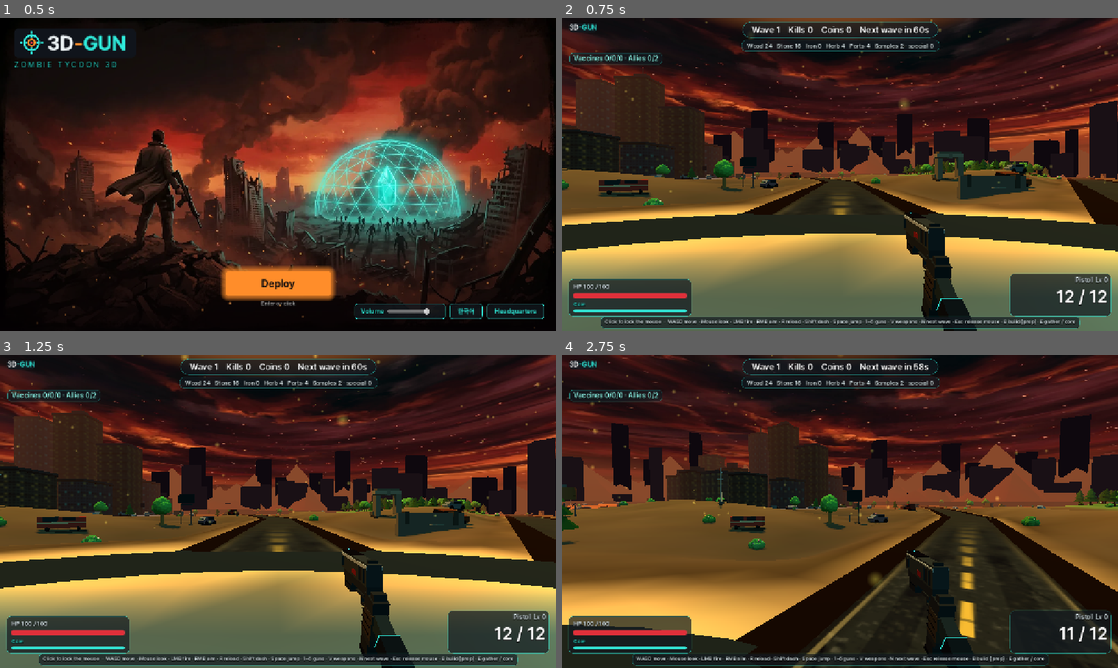
Above: before the commit, frames 1-4 (two rows, left to right).
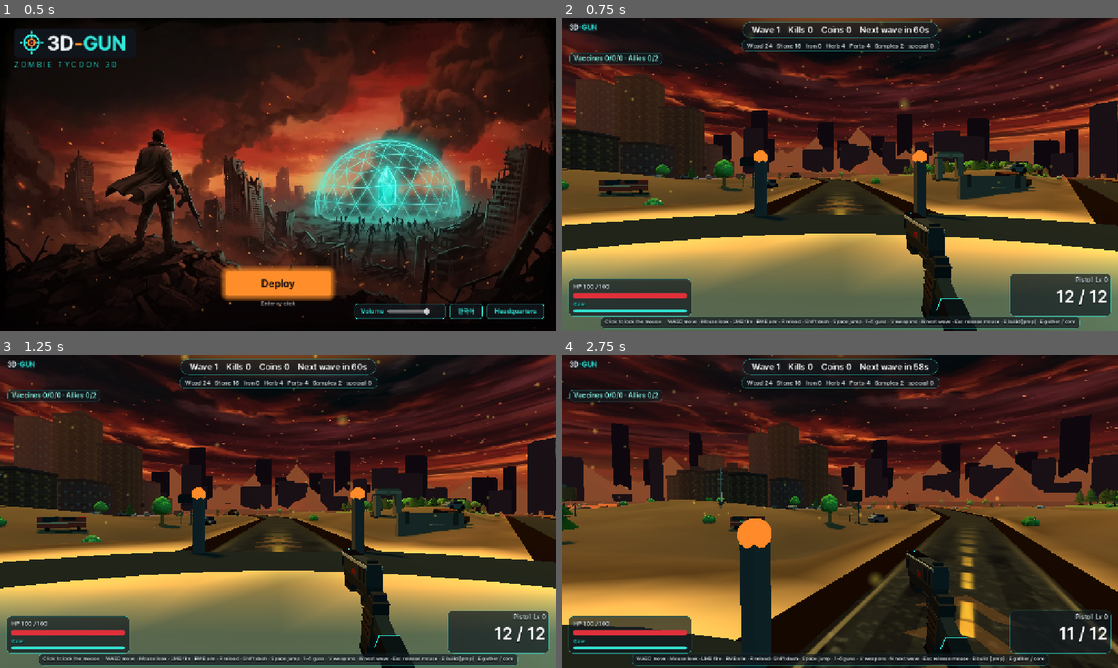
Above: after the commit, the same moments.

Repository: sangsangbaksa-dev/3D-Gun
Game: Godot game, scene res://scenes/title.tscn
Same seed, same stepped clock (60 frames per second), same inputs: the game is played once before the commit and once after it.
Inputs (mouse positions are in pixels of both pictures, inside the frame that each line leads up to):
- Up to frame 1 (0.5 s): no input
- Up to frame 2 (0.75 s): click "Deploy" at 0.5 s
- Up to frame 3 (1.25 s): no input
- Up to frame 4 (2.75 s): tap Enter (ui_accept) at 1.25 s; move the mouse to (962, 495) at 1.27 s; hold D (move_right) 1.28-2.03 s; hold Right mouse button (aim) 1.28-2.03 s; click (962, 495) at 1.42 s; tap Space (jump) at 1.52, 2.27 s; move the mouse to (812, 511) at 2.02 s; hold W (move_forward) from 2.03 s (still down); tap Shift (dash) at 2.1 s

Frame 1 is identical in both runs. In frame 2, 1.0% of the frame differs, in the area x 34-73%, y 42-65%; in frame 3, 1.0%; in frame 4, 3.1%, in the area x 31-86%, y 52-100%.

Commit message:
Godot 디자인: 레인 입구 표식(화살표·기둥)과 건설 구역 테두리·격자, godot-web 재빌드
Co-Authored-By: Claude Sonnet 5.5 <noreply@anthropic.com>
Claude-Session: https://claude.ai/code/session_01CBN3FTLnwhiaNQ4jrkEr2y

Diff:
--- /dev/null
+++ b/godot/scripts/build_overlay.gd
@@ -0,0 +1,183 @@
+extends Node3D
+## Port of src/base/view/overlay.ts: the teal build-zone ring and 2 m grid (only while building) and the
+## zombie lane gates (three orange chevrons and two pillars with glowing caps) that are always visible.
+## Visual only: it reads the map and the build mode and changes nothing in the game.
+
+const GRID := 2.0
+const TEAL := Color("2ee6d6")
+const ORANGE := Color("ff8a2a")
+
+var game: Node
+var _grid: MeshInstance3D
+var _ring: MeshInstance3D
+var _grid_mat: StandardMaterial3D
+var _ring_mat: StandardMaterial3D
+var _gate_mat: StandardMaterial3D
+var _t := 0.0
+
+static func apply(g: Node) -> void:
+	var o = (load("res://scripts/build_overlay.gd") as GDScript).new()
+	o.game = g
+	o.name = "BuildOverlay"
+	g.add_child(o)
+
+func _ready() -> void:
+	var map: Dictionary = GameData.map
+	var core := Vector2(float(map.core.x), float(map.core.z))
+	var r := float(map.buildRadius)
+	_grid_mat = _unshaded(Color(TEAL, 0.2))
+	_ring_mat = _unshaded(Color(TEAL, 0.7))
+	_gate_mat = _unshaded(Color(ORANGE, 0.22))
+	_make_grid(core, r)
+	_make_ring(core, r)
+	for l in map.lanes:
+		var gate := _lane_gate(l.waypoints, core, r)
+		if not gate.is_empty():
+			_make_gate(gate)
+	_apply_visibility(false)
+
+func _unshaded(c: Color) -> StandardMaterial3D:
+	var m := StandardMaterial3D.new()
+	m.shading_mode = BaseMaterial3D.SHADING_MODE_UNSHADED
+	m.transparency = BaseMaterial3D.TRANSPARENCY_ALPHA
+	m.cull_mode = BaseMaterial3D.CULL_DISABLED
+	m.albedo_color = c
+	m.no_depth_test = false
+	return m
+
+func _gy(x: float, z: float) -> float:
+	return game.world.ground_y(x, z)
+
+## 1 m segments so the grid follows the terrain.
+func _make_grid(core: Vector2, r: float) -> void:
+	var pts := PackedVector3Array()
+	var lim := ceilf(r / GRID) * GRID
+	var a := -lim
+	while a <= lim:
+		var b := -lim
+		while b < lim:
+			_seg(pts, core, r, core.x + a, core.y + b, core.x + a, core.y + b + 1.0)
+			_seg(pts, core, r, core.x + b, core.y + a, core.x + b + 1.0, core.y + a)
+			b += 1.0
+		a += GRID
+	var arr := []
+	arr.resize(Mesh.ARRAY_MAX)
+	arr[Mesh.ARRAY_VERTEX] = pts
+	var mesh := ArrayMesh.new()
+	mesh.add_surface_from_arrays(Mesh.PRIMITIVE_LINES, arr)
+	_grid = MeshInstance3D.new()
+	_grid.mesh = mesh
+	_grid.material_override = _grid_mat
+	_grid.cast_shadow = GeometryInstance3D.SHADOW_CASTING_SETTING_OFF
+	add_child(_grid)
+
+func _seg(pts: PackedVector3Array, core: Vector2, r: float, ax: float, az: float, bx: float, bz: float) -> void:
+	if Vector2(ax, az).distance_to(core) > r or Vector2(bx, bz).distance_to(core) > r:
+		return
+	pts.append(Vector3(ax, _gy(ax, az) + 0.07, az))
+	pts.append(Vector3(bx, _gy(bx, bz) + 0.07, bz))
+
+func _make_ring(core: Vector2, r: float) -> void:
+	var n := 120
+	var verts := PackedVector3Array()
+	var idx := PackedInt32Array()
+	for i in n + 1:
+		var ang := float(i) / n * TAU
+		for rr in [r - 0.18, r + 0.18]:
+			var x: float = core.x + cos(ang) * rr
+			var z: float = core.y + sin(ang) * rr
+			verts.append(Vector3(x, _gy(x, z) + 0.1, z))
+		if i < n:
+			idx.append_array(PackedInt32Array([i * 2, i * 2 + 1, i * 2 + 2, i * 2 + 1, i * 2 + 3, i * 2 + 2]))
+	var arr := []
+	arr.resize(Mesh.ARRAY_MAX)
+	arr[Mesh.ARRAY_VERTEX] = verts
+	arr[Mesh.ARRAY_INDEX] = idx
+	var mesh := ArrayMesh.new()
+	mesh.add_surface_from_arrays(Mesh.PRIMITIVE_TRIANGLES, arr)
+	_ring = MeshInstance3D.new()
+	_ring.mesh = mesh
+	_ring.material_override = _ring_mat
+	_ring.cast_shadow = GeometryInstance3D.SHADOW_CASTING_SETTING_OFF
+	add_child(_ring)
+
+## laneGate(): where the lane path enters the build zone, and the way it heads (toward the core).
+func _lane_gate(pts: Array, core: Vector2, r: float) -> Dictionary:
+	if pts.size() < 2:
+		return {}
+	for i in pts.size() - 1:
+		var a := Vector2(float(pts[i].x), float(pts[i].z))
+		var b := Vector2(float(pts[i + 1].x), float(pts[i + 1].z))
+		var da := a.distance_to(core)
+		var db := b.distance_to(core)
+		if da > r and db <= r:
+			var t := (da - r) / (da - db)
+			var p := a + (b - a) * t
+			var d := (b - a).normalized()
+			return {"x": p.x, "z": p.y, "dx": d.x, "dz": d.y}
+	# 경로 전체가 구역 밖이면 마지막 점에서 핵을 향한다
+	var last := Vector2(float(pts[-1].x), float(pts[-1].z))
+	var to_core := (core - last).normalized()
+	return {"x": last.x, "z": last.y, "dx": to_core.x, "dz": to_core.y}
+
+func _make_gate(g: Dictionary) -> void:
+	var grp := Node3D.new()
+	grp.position = Vector3(g.x, _gy(g.x, g.z), g.z)
+	grp.rotation.y = atan2(-float(g.dx), -float(g.dz))
+	add_child(grp)
+	# 안쪽 화살표 3개
+	var poly := PackedVector2Array([Vector2(0, 0.9), Vector2(1.2, -0.5), Vector2(0.55, -0.5), Vector2(0, 0.25), Vector2(-0.55, -0.5), Vector2(-1.2, -0.5)])
+	var tri := Geometry2D.triangulate_polygon(poly)
+	var verts := PackedVector3Array()
+	for p in poly:
+		verts.append(Vector3(p.x, 0.0, p.y))
+	var arr := []
+	arr.resize(Mesh.ARRAY_MAX)
+	arr[Mesh.ARRAY_VERTEX] = verts
+	arr[Mesh.ARRAY_INDEX] = tri
+	var arrow := ArrayMesh.new()
+	arrow.add_surface_from_arrays(Mesh.PRIMITIVE_TRIANGLES, arr)
+	for i in 3:
+		var m := MeshInstance3D.new()
+		m.mesh = arrow
+		m.material_override = _gate_mat
+		m.cast_shadow = GeometryInstance3D.SHADOW_CASTING_SETTING_OFF
+		m.position = Vector3(0, 0.12, 1.6 - i * 1.5 + 2.5)
+		grp.add_child(m)
+	# 양옆 기둥과 주황 구슬
+	var pillar := BoxMesh.new()
+	pillar.size = Vector3(0.35, 2.2, 0.35)
+	var pmat := StandardMaterial3D.new()
+	pmat.albedo_color = Color("4a525c")
+	var cap := SphereMesh.new()
+	cap.radius = 0.28
+	cap.height = 0.56
+	cap.radial_segments = 10
+	cap.rings = 8
+	var cmat := StandardMaterial3D.new()
+	cmat.shading_mode = BaseMaterial3D.SHADING_MODE_UNSHADED
+	cmat.albedo_color = ORANGE
+	for s in [-1.0, 1.0]:
+		var p := MeshInstance3D.new()
+		p.mesh = pillar
+		p.material_override = pmat
+		p.position = Vector3(s * 3.2, 1.1, 0)
+		grp.add_child(p)
+		var c := MeshInstance3D.new()
+		c.mesh = cap
+		c.material_override = cmat
+		c.cast_shadow = GeometryInstance3D.SHADOW_CASTING_SETTING_OFF
+		c.position = Vector3(s * 3.2, 2.35, 0)
+		grp.add_child(c)
+
+func _apply_visibility(on: bool) -> void:
+	_grid.visible = on
+	_ring.visible = on
+
+func _process(dt: float) -> void:
+	_t += dt
+	var building: bool = game.base.building
+	if _grid.visible != building:
+		_apply_visibility(building)
+	_gate_mat.albedo_color.a = (0.55 + 0.35 * sin(_t * 4.0)) if building else 0.22
+	_ring_mat.albedo_color.a = 0.45 + 0.25 * sin(_t * 2.0)
--- a/godot/scripts/game.gd
+++ b/godot/scripts/game.gd
@@ -16,6 +16,7 @@
 const GatheringScript := preload("res://scripts/gathering.gd")
 const LookScript := preload("res://scripts/look.gd")
 const HudStyle := preload("res://scripts/hud_style.gd")
+const BuildOverlay := preload("res://scripts/build_overlay.gd")
 const PREP_TIME := 60.0 # 웹 게임과 같은 기지 건설 시간. N 으로 바로 시작
 
 var player: CharacterBody3D
@@ -101,6 +102,7 @@
 	gathering.gathered.connect(_on_gathered)
 	_build_hud()
 	HudStyle.apply(self) # 웹 HUD 모양(어두운 알약 패널, 로고)
+	BuildOverlay.apply(self) # 건설 구역 테두리·격자, 레인 입구 표식
 	I18n.locale_changed.connect(_refresh_hud)
 	shop = ShopScript.new()
 	shop.game = self
Not shown, added: godot/scripts/build_overlay.gd.uid
Not shown, changed: godot-web/index.html
Not shown, changed: godot-web/index.pck
